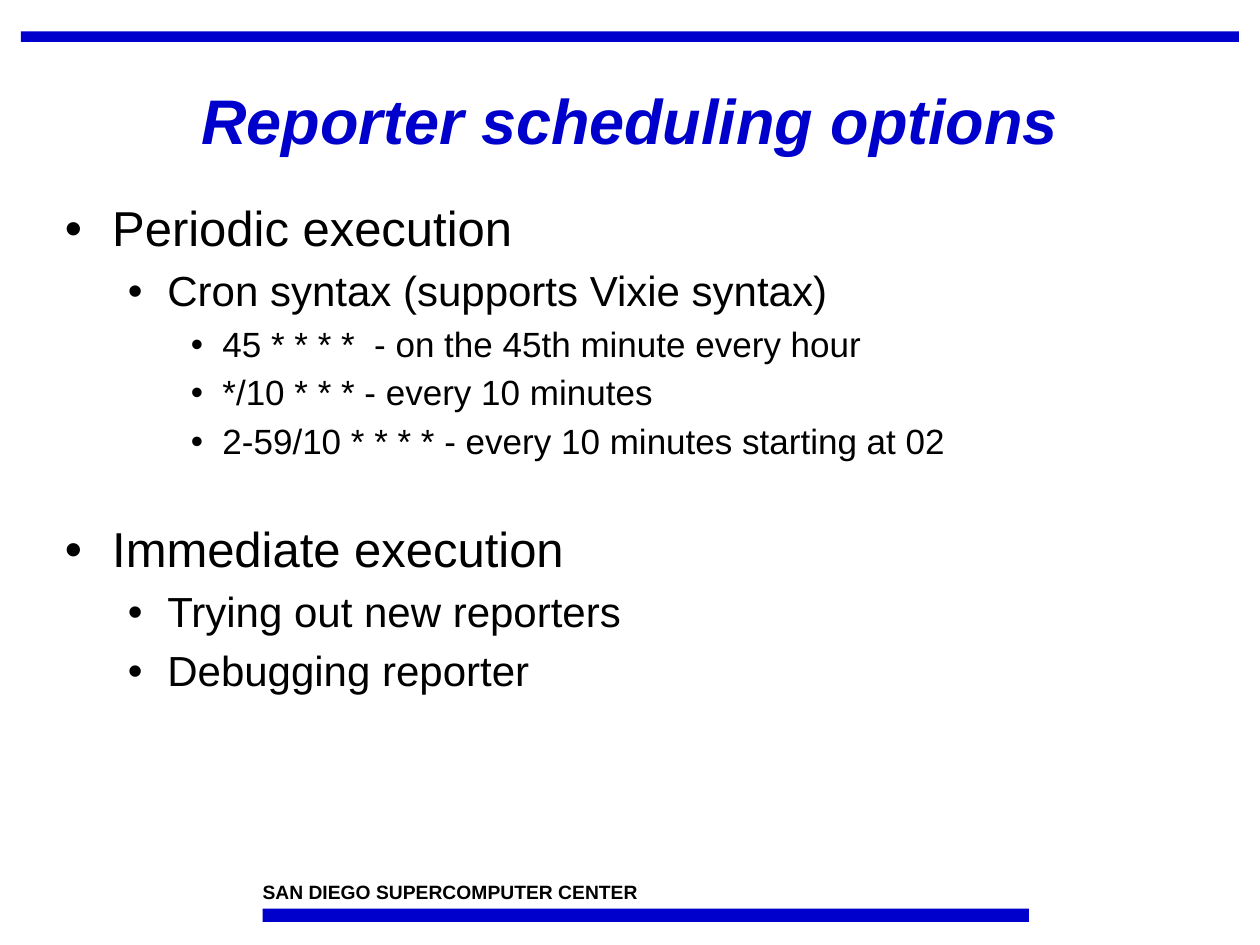
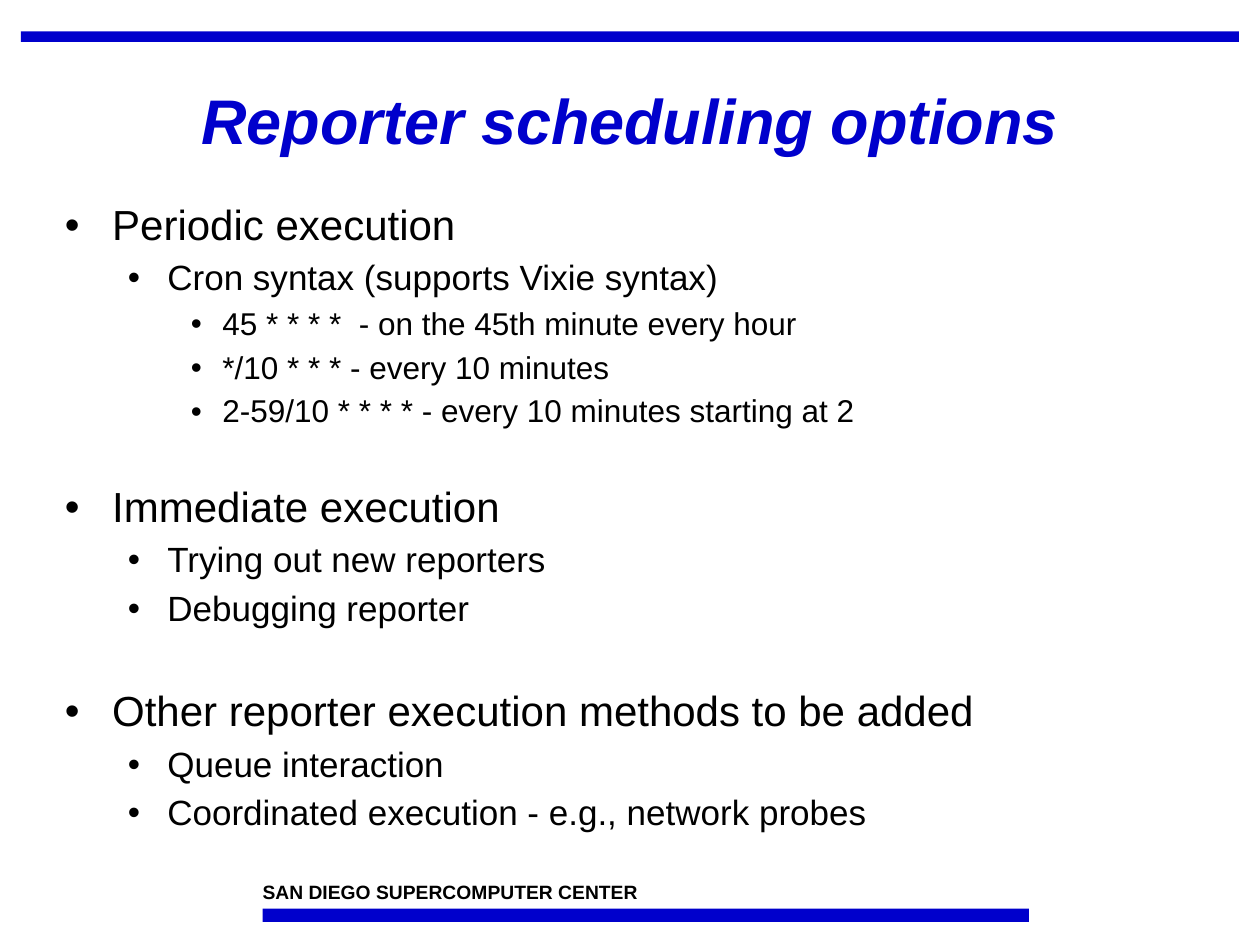
Before and after one commit to IncaProject/inca-xsede, a slide deck: slide 21 of talks/feb-06-workshop/control.ppt (slide 20 before the commit). Drawn at 1260x945 pixels with LibreOffice and Linux fonts; fonts in the diff are those of the drawing; background and template pictures are left out. Boxes give left, top, right and bottom in pixels: in the first picture for what was removed or moved away, otherwise in the second. Text is boxed around its words. In the diff, an @@ line names an element or a change of style, - is before the commit and + after.

```diff
--- a/talks/feb-06-workshop/control.ppt
+++ b/talks/feb-06-workshop/control.ppt
@@ text at box(112, 209, 796, 628): size 28 to 24 pt in "Periodic execution", "Immediate execution"; size 24 to 20 pt in "Cron syntax (supports Vixie syntax)", "Trying out new reporters", "Debugging reporter"; size 20 to 18 pt in "45 * * * * - on ...", "*/10 * * * - every 10 ..."; less space between paragraphs @@
@@ text at box(222, 399, 855, 428): text changed; size 20 to 18 pt @@
-    • 2-59/10 * * * * - every 10 minutes starting at 02
+    • 2-59/10 * * * * - every 10 minutes starting at 2
@@ text at box(112, 695, 974, 832): paragraphs added @@
+• Other reporter execution methods to be added
+  • Queue interaction
+  • Coordinated execution - e.g., network probes
```
Also in this commit, not shown: 18 other slides changed, 1 slide added, 1 other file.
